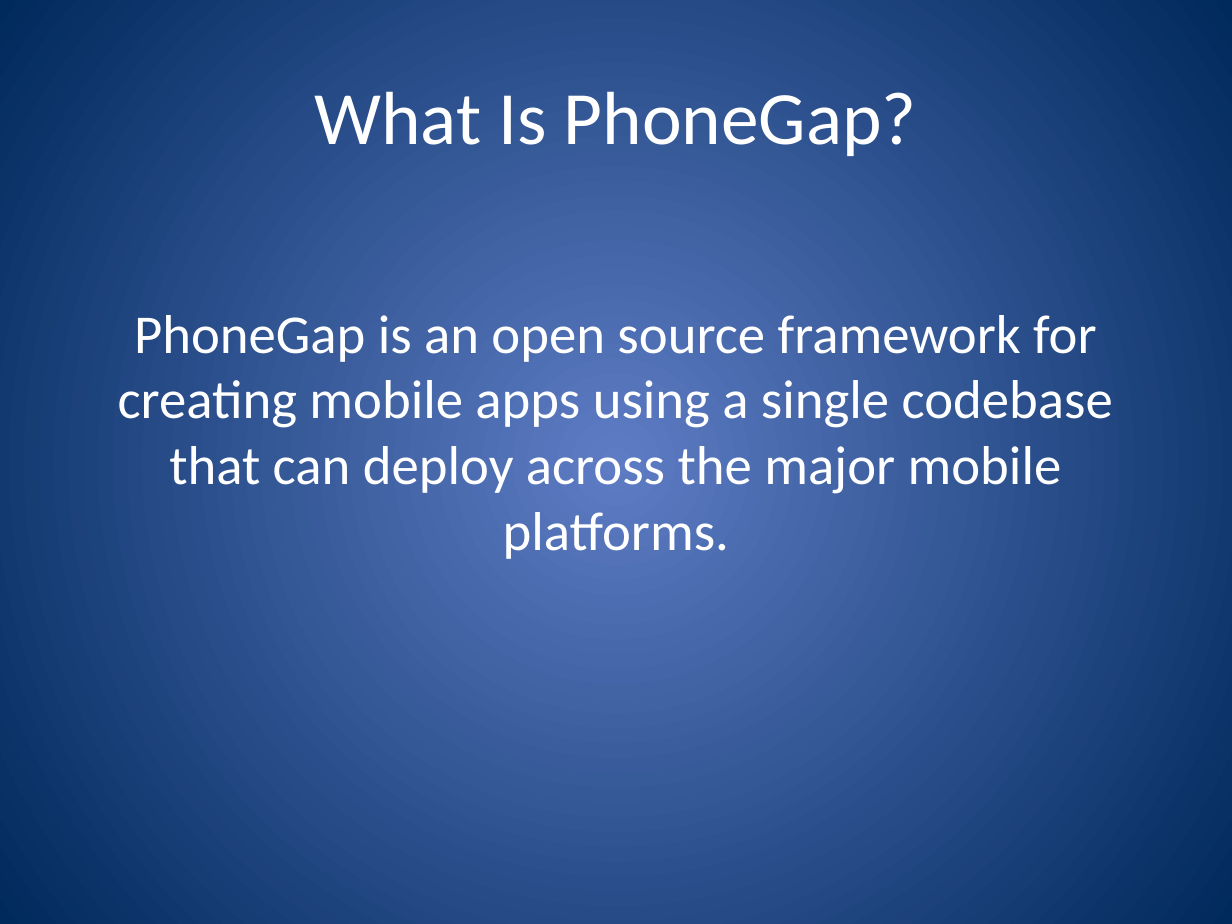
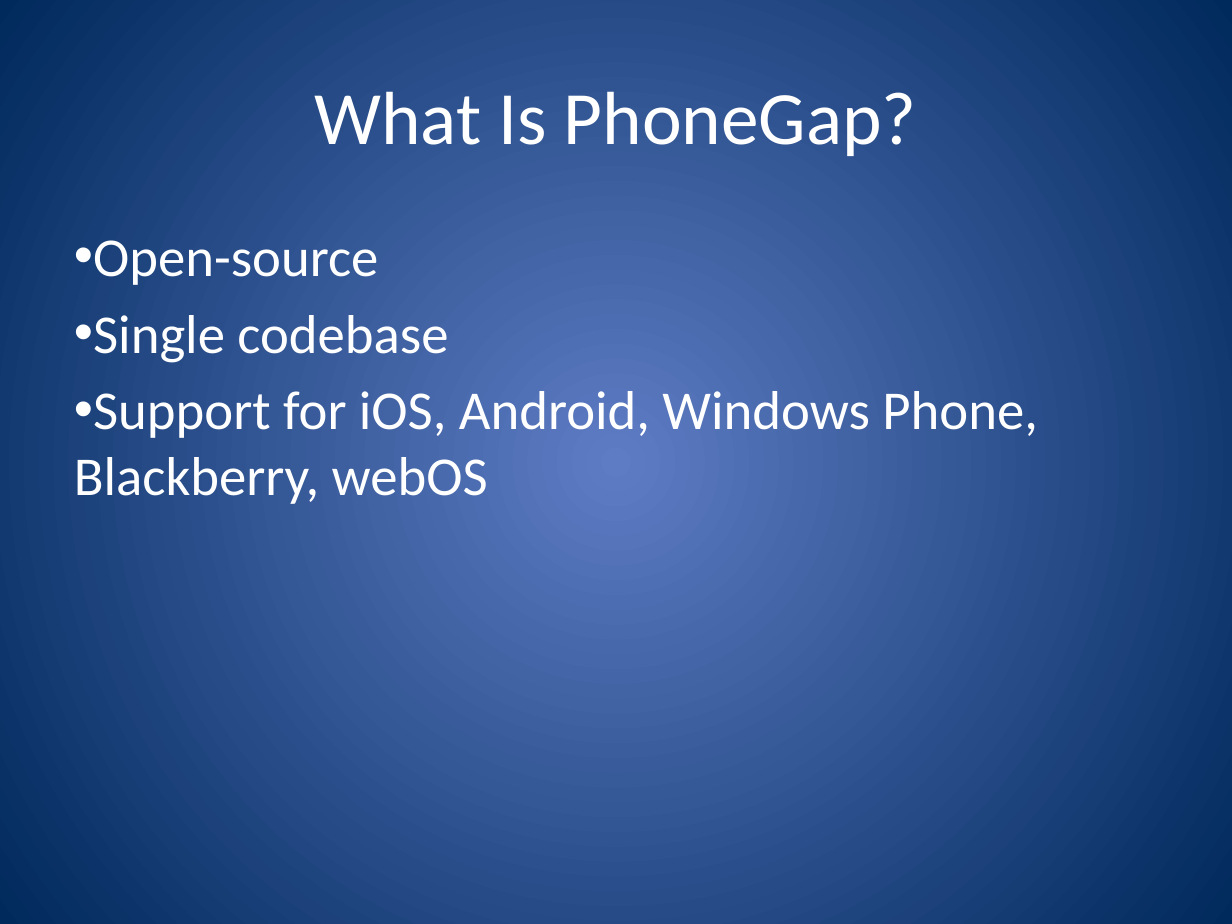
Before and after one commit to jerrelblankenship/Presentations, a slide deck: slide 6 of JointSpeakerTalks/PhoneGapXamarin/M3Conf2013/PhoneGap and Xamarin.pptx. Drawn at 1232x924 pixels with LibreOffice and Linux fonts; fonts in the diff are those of the drawing. Boxes give left, top, right and bottom in pixels: in the first picture for what was removed or moved away, otherwise in the second. Text is boxed around its words. In the diff, an @@ line names an element or a change of style, - is before the commit and + after.

```diff
--- a/JointSpeakerTalks/PhoneGapXamarin/M3Conf2013/PhoneGap and Xamarin.pptx
+++ b/JointSpeakerTalks/PhoneGapXamarin/M3Conf2013/PhoneGap and Xamarin.pptx
@@ text at [74,240,1038,504]: text changed @@
-PhoneGap is an open source framework for creating mobile apps using a single codebase that can deploy across the major mobile platforms.
+• Open-source
+• Single codebase
+• Support for iOS, Android, Windows Phone, Blackberry, webOS
```
Also in this commit, not shown: 2 other slides changed.
